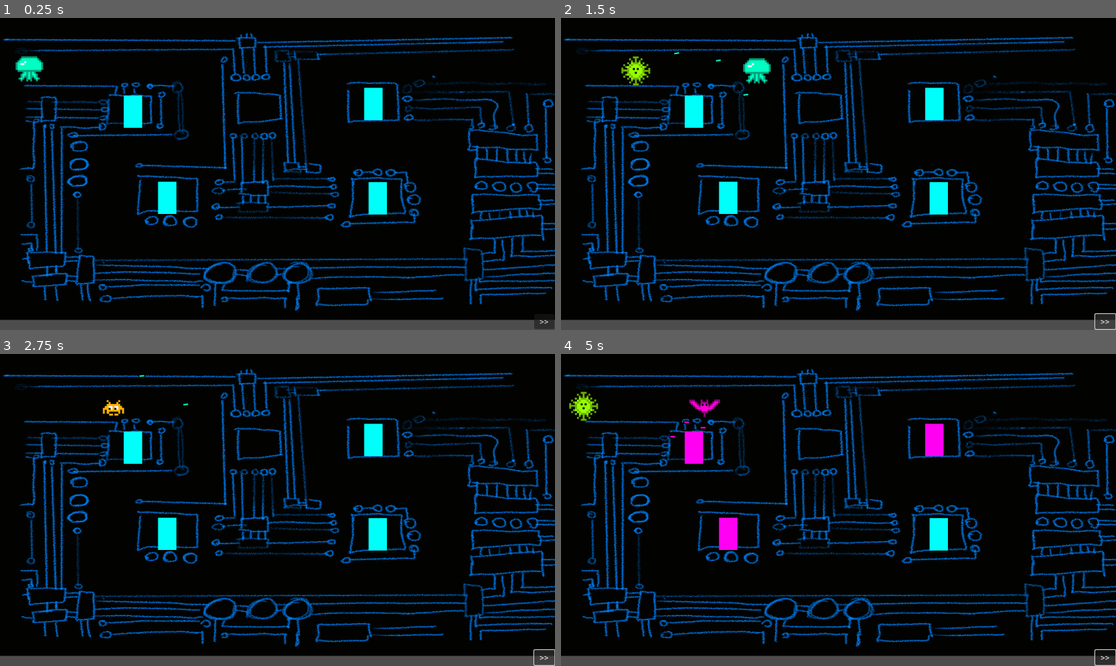
Above: before the commit, frames 1-4 (two rows, left to right).
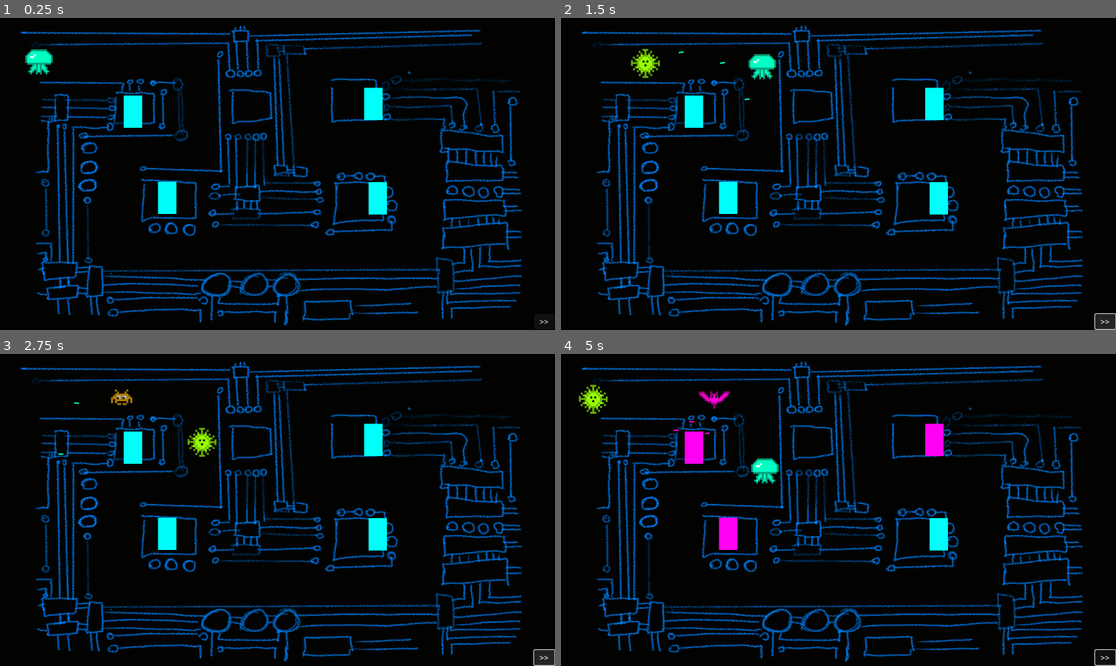
Above: after the commit, the same moments.

Repository: pbagnoud/minijam183
Game: Godot game, scene res://Scenes/main.tscn
Same seed, same stepped clock (60 frames per second), same inputs: the game is played once before the commit and once after it.
Inputs (mouse positions are in pixels of both pictures, inside the frame that each line leads up to):
- Up to frame 1 (0.25 s): no input
- Up to frame 2 (1.5 s): click ">>" at 0.5 s; click ">>" at 1.25 s
- Up to frame 3 (2.75 s): click ">>" at 2 s
- Up to frame 4 (5 s): move the mouse to (694, 447) at 2.77 s; click (694, 447) at 2.92 s; move the mouse to (727, 534) at 3.52 s; click (727, 534) at 3.67 s; move the mouse to (932, 438) at 4.27 s; click (932, 438) at 4.42 s

The runs differ from the first frame. In frame 1, 28% of the frame differs, in the area x 0-100%, y 2-100%; in frame 2, 29%; in frame 3, 28%; in frame 4, 29%.

Commit message:
background

Diff:
--- a/minijam183/Scenes/main.tscn
+++ b/minijam183/Scenes/main.tscn
@@ -2,14 +2,14 @@
 
 [ext_resource type="Script" uid="uid://u30m5v5kx01q" path="res://Scripts/main.gd" id="1_bo1nx"]
 [ext_resource type="PackedScene" uid="uid://uhkrxd3pu5a3" path="res://Scenes/tower.tscn" id="2_8gbba"]
-[ext_resource type="Texture2D" uid="uid://c8n5uvok37xij" path="res://Assets/carte mère.png" id="2_21xkr"]
+[ext_resource type="Texture2D" uid="uid://cfpanogiaqmck" path="res://Assets/carte mère v2.png" id="2_21xkr"]
 [ext_resource type="Script" uid="uid://c2l8gofjp1y23" path="res://Scripts/path_2d.gd" id="3_jjvhh"]
 [ext_resource type="PackedScene" uid="uid://bygoxtbqyrhyo" path="res://Scenes/path_follow_2d.tscn" id="4_kry3j"]
 [ext_resource type="PackedScene" uid="uid://fk1sfppmxfiq" path="res://Scenes/upgrade_screen.tscn" id="5_kry3j"]
 
 [sub_resource type="Curve2D" id="Curve2D_jjvhh"]
 _data = {
-"points": PackedVector2Array(0, 0, 0, 0, -2, 109, 0, 0, 0, 0, 416, 114, 0, 0, 0, 0, 422, 290, 0, 0, 0, 0, 231, 279, 0, 0, 0, 0, 240, 476, 0, 0, 0, 0, 932, 474, 0, 0, 0, 0, 926, 262, 0, 0, 0, 0, 673, 263, 0, 0, 0, 0, 671, 108, 0, 0, 0, 0, 1151, 108)
+"points": PackedVector2Array(0, 0, 0, 0, 18, 95, 0, 0, 0, 0, 417, 96, 0, 0, 0, 0, 424, 280, 0, 0, 0, 0, 235, 288, 0, 0, 0, 0, 242, 484, 0, 0, 0, 0, 875, 488, 0, 0, 0, 0, 867, 272, 0, 0, 0, 0, 650, 268, 0, 0, 0, 0, 649, 96, 0, 0, 0, 0, 1166, 81)
 }
 point_count = 10
 
@@ -20,8 +20,10 @@
 script = ExtResource("1_bo1nx")
 
 [node name="Background" type="TextureRect" parent="."]
-offset_right = 1159.0
-offset_bottom = 627.0
+offset_left = -52.0
+offset_top = -132.0
+offset_right = 1209.0
+offset_bottom = 745.0
 texture = ExtResource("2_21xkr")
 expand_mode = 1
 
@@ -43,7 +45,7 @@
 script = ExtResource("3_jjvhh")
 
 [node name="PathFollow2D" parent="Path2D" instance=ExtResource("4_kry3j")]
-position = Vector2(-2, 109)
+position = Vector2(18, 95)
 
 [node name="ButtonAcceleration" type="Button" parent="."]
 offset_left = 1109.0
Not shown: 1 places in minijam183/upgrades.tres that only renumber resources
